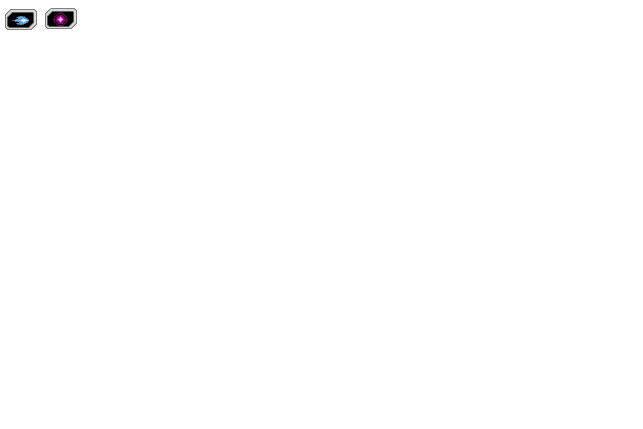
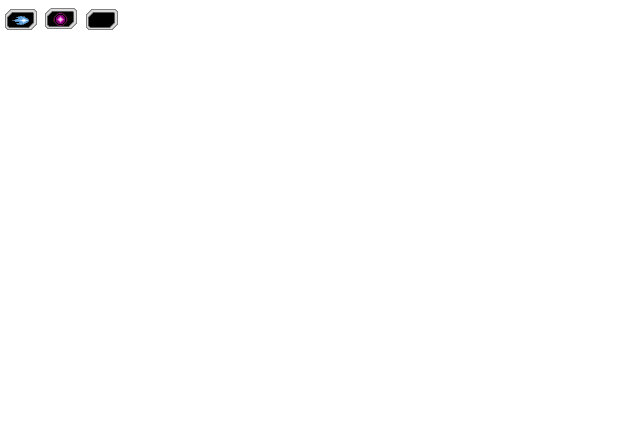
The second (643, 429) image is a revision of the first. Changes to its layers:
added layer "Layer 1 copy" above "Layer 1" over [86, 9, 118, 30]
